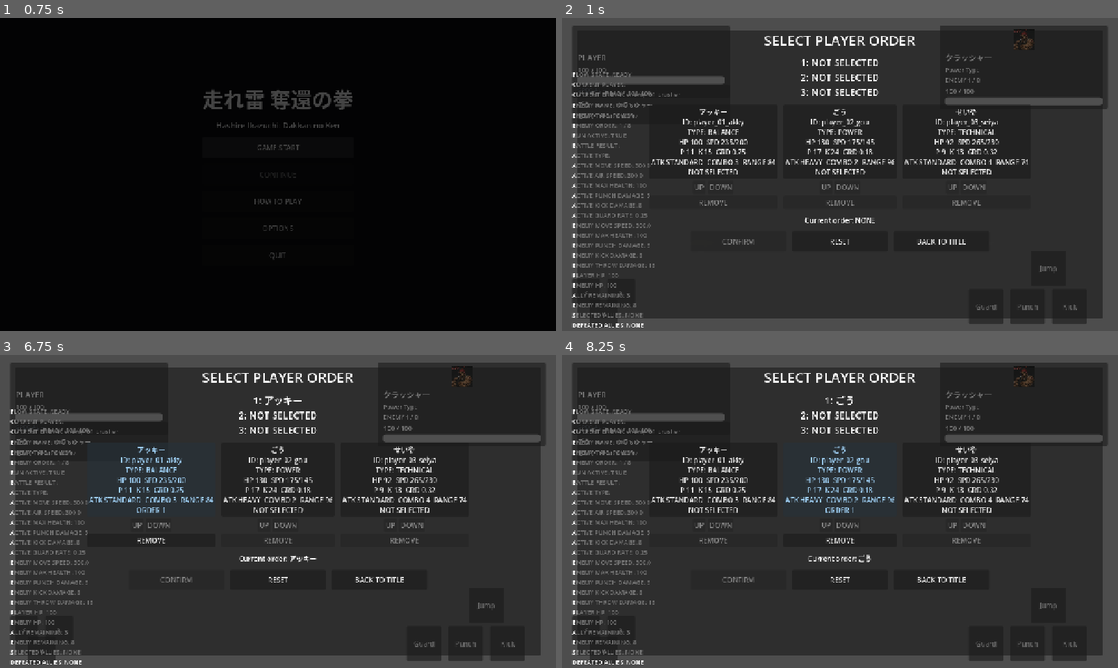
Above: before the commit, frames 1-4 (two rows, left to right).
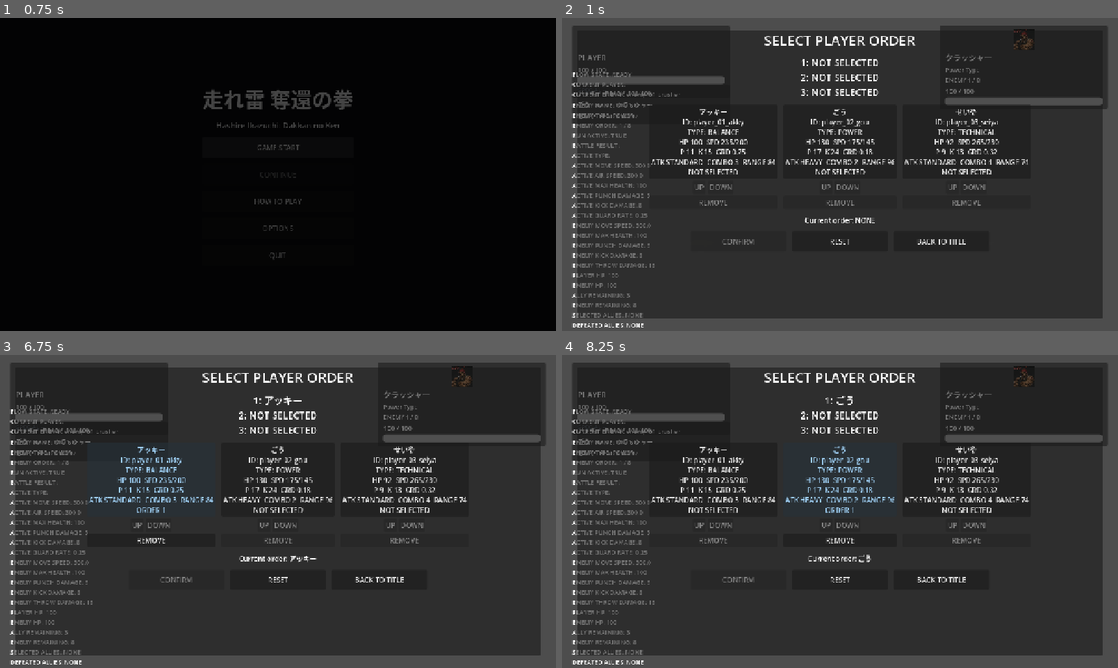
Above: after the commit, the same moments.

Repository: adamonine-stack/hashire-kaminari-dakkan-no-kobushi
Game: Godot game, scene res://scenes/Title.tscn
The game is run twice, just before and just after one commit, with the same random seed, the same clock (stepped at 60 frames per second) and the same inputs.
Inputs (mouse positions are in pixels of both pictures, inside the frame that each line leads up to):
- Up to frame 1 (0.75 s): click "GAME START" at 0.5 s
- Up to frame 2 (1 s): no input
- Up to frame 3 (6.75 s): click (22, 630) at 1.25 s, where only the run before the commit has a clickable "<"; click (61, 630) at 2 s, where only the run before the commit has a clickable ">"; click (44, 649) at 2.75 s, where only the run before the commit has a clickable "v"; click (467, 642) at 3.5 s, where only the run before the commit has a clickable "Punch"; click (505, 642) at 4.25 s, where only the run before the commit has a clickable "Kick"; click (422, 642) at 5 s, where only the run before the commit has a clickable "Guard"; click (489, 605) at 5.75 s, where only the run before the commit has a clickable "Jump"; click "アッキー ID: player_01_akky TYPE:…" at 6.5 s
- Up to frame 4 (8.25 s): click "REMOVE" at 7.25 s; click "ごう ID: player_02_gou TYPE: PO…" at 8 s

Frame 1 is identical in both runs. In frame 2, 0.6% of the frame differs, in the area x 2-95%, y 79-99%; in frame 3, 0.6%; in frame 4, 0.6%.

Commit message:
DEV047 add mobile touch controls

Diff:
--- a/godot/scenes/UI.tscn
+++ b/godot/scenes/UI.tscn
@@ -1,7 +1,8 @@
-[gd_scene load_steps=3 format=3]
+[gd_scene load_steps=4 format=3]
 
 [ext_resource type="Script" path="res://scripts/ui/battle_ui_input.gd" id="1_battle_ui_input"]
 [ext_resource type="Script" path="res://ui/battle/battle_hud.gd" id="2_battle_hud"]
+[ext_resource type="PackedScene" path="res://scenes/ui/mobile_controls.tscn" id="3_mobile_controls"]
 
 [node name="UI" type="CanvasLayer"]
 
@@ -118,6 +119,7 @@
 script = ExtResource("2_battle_hud")
 
 [node name="MoveLeftButton" type="Button" parent="BattleUIRoot"]
+visible = false
 layout_mode = 1
 anchors_preset = 2
 anchor_top = 1.0
@@ -130,6 +132,7 @@
 text = "<"
 
 [node name="MoveRightButton" type="Button" parent="BattleUIRoot"]
+visible = false
 layout_mode = 1
 anchors_preset = 2
 anchor_top = 1.0
@@ -142,6 +145,7 @@
 text = ">"
 
 [node name="CrouchButton" type="Button" parent="BattleUIRoot"]
+visible = false
 layout_mode = 1
 anchors_preset = 2
 anchor_top = 1.0
@@ -154,6 +158,7 @@
 text = "v"
 
 [node name="PunchButton" type="Button" parent="BattleUIRoot"]
+visible = false
 layout_mode = 1
 anchors_preset = 3
 anchor_left = 1.0
@@ -169,6 +174,7 @@
 text = "Punch"
 
 [node name="KickButton" type="Button" parent="BattleUIRoot"]
+visible = false
 layout_mode = 1
 anchors_preset = 3
 anchor_left = 1.0
@@ -184,6 +190,7 @@
 text = "Kick"
 
 [node name="GuardButton" type="Button" parent="BattleUIRoot"]
+visible = false
 layout_mode = 1
 anchors_preset = 3
 anchor_left = 1.0
@@ -199,6 +206,7 @@
 text = "Guard"
 
 [node name="JumpButton" type="Button" parent="BattleUIRoot"]
+visible = false
 layout_mode = 1
 anchors_preset = 3
 anchor_left = 1.0
@@ -211,3 +219,11 @@
 offset_bottom = -104.0
 grow_horizontal = 0
 text = "Jump"
+
+[node name="MobileControls" parent="BattleUIRoot" instance=ExtResource("3_mobile_controls")]
+layout_mode = 1
+anchors_preset = 15
+anchor_right = 1.0
+anchor_bottom = 1.0
+grow_horizontal = 2
+grow_vertical = 2
--- /dev/null
+++ b/godot/scenes/ui/mobile_controls.tscn
@@ -0,0 +1,124 @@
+[gd_scene load_steps=2 format=3]
+
+[ext_resource type="Script" path="res://scripts/ui/mobile_controls.gd" id="1_mobile_controls"]
+
+[node name="MobileControls" type="Control"]
+process_mode = 3
+layout_mode = 3
+anchors_preset = 15
+anchor_right = 1.0
+anchor_bottom = 1.0
+grow_horizontal = 2
+grow_vertical = 2
+mouse_filter = 2
+script = ExtResource("1_mobile_controls")
+
+[node name="LeftControls" type="Control" parent="."]
+layout_mode = 1
+anchors_preset = 12
+anchor_top = 1.0
+anchor_right = 1.0
+anchor_bottom = 1.0
+grow_horizontal = 2
+grow_vertical = 0
+mouse_filter = 2
+
+[node name="MoveLeftButton" type="Button" parent="LeftControls"]
+layout_mode = 0
+offset_right = 88.0
+offset_bottom = 88.0
+text = "<"
+
+[node name="MoveRightButton" type="Button" parent="LeftControls"]
+layout_mode = 0
+offset_right = 88.0
+offset_bottom = 88.0
+text = ">"
+
+[node name="CrouchButton" type="Button" parent="LeftControls"]
+layout_mode = 0
+offset_right = 88.0
+offset_bottom = 88.0
+text = "v"
+
+[node name="RightControls" type="Control" parent="."]
+layout_mode = 1
+anchors_preset = 12
+anchor_top = 1.0
+anchor_right = 1.0
+anchor_bottom = 1.0
+grow_horizontal = 2
+grow_vertical = 0
+mouse_filter = 2
+
+[node name="JumpButton" type="Button" parent="RightControls"]
+layout_mode = 0
+offset_right = 88.0
+offset_bottom = 88.0
+text = "JUMP"
+
+[node name="PunchButton" type="Button" parent="RightControls"]
+layout_mode = 0
+offset_right = 88.0
+offset_bottom = 88.0
+text = "P"
+
+[node name="KickButton" type="Button" parent="RightControls"]
+layout_mode = 0
+offset_right = 88.0
+offset_bottom = 88.0
+text = "K"
+
+[node name="GuardButton" type="Button" parent="RightControls"]
+layout_mode = 0
+offset_right = 88.0
+offset_bottom = 88.0
+text = "G"
+
+[node name="SpecialButton" type="Button" parent="RightControls"]
+layout_mode = 0
+offset_right = 96.0
+offset_bottom = 96.0
+text = "SP"
+
+[node name="SpecialCooldownLabel" type="Label" parent="RightControls/SpecialButton"]
+visible = false
+layout_mode = 1
+anchors_preset = 15
+anchor_right = 1.0
+anchor_bottom = 1.0
+grow_horizontal = 2
+grow_vertical = 2
+theme_override_font_sizes/font_size = 24
+text = "0.0"
+horizontal_alignment = 1
+vertical_alignment = 1
+
+[node name="PauseButton" type="Button" parent="."]
+layout_mode = 0
+offset_right = 72.0
+offset_bottom = 72.0
+text = "II"
+
+[node name="RotateHint" type="PanelContainer" parent="."]
+visible = false
+layout_mode = 1
+anchors_preset = 8
+anchor_left = 0.5
+anchor_top = 0.5
+anchor_right = 0.5
+anchor_bottom = 0.5
+offset_left = -210.0
+offset_top = -58.0
+offset_right = 210.0
+offset_bottom = 58.0
+grow_horizontal = 2
+grow_vertical = 2
+mouse_filter = 2
+
+[node name="RotateHintLabel" type="Label" parent="RotateHint"]
+layout_mode = 2
+theme_override_font_sizes/font_size = 24
+text = "端末を横向きにしてください"
+horizontal_alignment = 1
+vertical_alignment = 1
--- a/godot/scripts/ui/battle_ui_input.gd
+++ b/godot/scripts/ui/battle_ui_input.gd
@@ -8,6 +8,8 @@
 	"KickButton": "kick",
 	"GuardButton": "guard",
 	"JumpButton": "jump",
+	"SpecialButton": "special",
+	"PauseButton": "pause",
 }
 
 var _held_actions: Array[String] = []
@@ -26,6 +28,15 @@
 
 
 func _exit_tree() -> void:
+	release_all_ui_inputs()
+
+
+func _notification(what: int) -> void:
+	if what == NOTIFICATION_WM_WINDOW_FOCUS_OUT:
+		release_all_ui_inputs()
+
+
+func release_all_ui_inputs() -> void:
 	for action_name in _held_actions:
 		Input.action_release(action_name)
 	_held_actions.clear()
--- /dev/null
+++ b/godot/scripts/ui/mobile_controls.gd
@@ -0,0 +1,243 @@
+extends Control
+
+enum TouchControlsMode {
+	AUTO,
+	ON,
+	OFF,
+}
+
+const HOLD_BUTTON_ACTIONS := {
+	"MoveLeftButton": "move_left",
+	"MoveRightButton": "move_right",
+	"CrouchButton": "down",
+	"GuardButton": "guard",
+}
+
+const TAP_BUTTON_ACTIONS := {
+	"PunchButton": "attack",
+	"KickButton": "kick",
+	"JumpButton": "jump",
+	"SpecialButton": "special",
+	"PauseButton": "pause",
+}
+
+@export var touch_controls_mode: TouchControlsMode = TouchControlsMode.AUTO
+@export var button_opacity := 0.72
+@export var pressed_opacity := 0.96
+@export var disabled_opacity := 0.25
+@export var base_button_size := Vector2(88.0, 88.0)
+@export var safe_margin := Vector2(28.0, 24.0)
+@export var show_rotate_hint := true
+
+var _held_actions: Array[String] = []
+var _pressed_buttons: Dictionary = {}
+var _special_cooldown_remaining := 0.0
+var _special_cooldown_total := 0.0
+
+@onready var left_controls := $LeftControls as Control
+@onready var right_controls := $RightControls as Control
+@onready var pause_button := $PauseButton as Button
+@onready var special_button := $RightControls/SpecialButton as Button
+@onready var special_cooldown_label := $RightControls/SpecialButton/SpecialCooldownLabel as Label
+@onready var rotate_hint := $RotateHint as Control
+
+
+func _ready() -> void:
+	process_mode = Node.PROCESS_MODE_ALWAYS
+	mouse_filter = Control.MOUSE_FILTER_IGNORE
+	_connect_touch_buttons()
+	_apply_touch_visibility()
+	_layout_controls()
+	get_viewport().size_changed.connect(_on_viewport_size_changed)
+	visibility_changed.connect(_on_visibility_changed)
+
+
+func _process(delta: float) -> void:
+	_update_special_cooldown(delta)
+
+
+func _exit_tree() -> void:
+	release_all_touch_inputs()
+
+
+func _notification(what: int) -> void:
+	if what == NOTIFICATION_WM_WINDOW_FOCUS_OUT:
+		release_all_touch_inputs()
+
+
+func release_all_touch_inputs() -> void:
+	for action_name in _held_actions:
+		Input.action_release(action_name)
+	_held_actions.clear()
+	_pressed_buttons.clear()
+	_set_all_button_pressed_visuals(false)
+
+
+func show_touch_controls() -> void:
+	visible = true
+	_apply_touch_visibility()
+
+
+func hide_touch_controls() -> void:
+	release_all_touch_inputs()
+	visible = false
+
+
+func set_touch_controls_mode(mode: TouchControlsMode) -> void:
+	touch_controls_mode = mode
+	_apply_touch_visibility()
+
+
+func set_special_cooldown(remaining: float, total: float) -> void:
+	_special_cooldown_remaining = maxf(remaining, 0.0)
+	_special_cooldown_total = maxf(total, 0.0)
+	_update_special_button_state()
+
+
+func _connect_touch_buttons() -> void:
+	for button_name in HOLD_BUTTON_ACTIONS:
+		var button := get_node_or_null("LeftControls/%s" % button_name) as Button
+		if button == null:
+			button = get_node_or_null("RightControls/%s" % button_name) as Button
+		if button == null:
+			continue
+		var action_name := HOLD_BUTTON_ACTIONS[button_name] as String
+		_prepare_button(button)
+		button.button_down.connect(_on_hold_button_down.bind(button, action_name))
+		button.button_up.connect(_on_hold_button_up.bind(button, action_name))
+		button.mouse_exited.connect(_on_hold_button_up.bind(button, action_name))
+
+	for button_name in TAP_BUTTON_ACTIONS:
+		var button := get_node_or_null("RightControls/%s" % button_name) as Button
+		if button == null and button_name == "PauseButton":
+			button = pause_button
+		if button == null:
+			continue
+		var action_name := TAP_BUTTON_ACTIONS[button_name] as String
+		_prepare_button(button)
+		button.button_down.connect(_on_tap_button_down.bind(button, action_name))
+
+
+func _prepare_button(button: Button) -> void:
+	button.focus_mode = Control.FOCUS_NONE
+	button.mouse_filter = Control.MOUSE_FILTER_STOP
+	button.modulate.a = button_opacity
+	button.custom_minimum_size = base_button_size
+
+
+func _on_hold_button_down(button: Button, action_name: String) -> void:
+	if not visible:
+		return
+	_pressed_buttons[button] = true
+	if not _held_actions.has(action_name):
+		_held_actions.append(action_name)
+		Input.action_press(action_name)
+	button.modulate.a = pressed_opacity
+
+
+func _on_hold_button_up(button: Button, action_name: String) -> void:
+	if not _pressed_buttons.has(button):
+		return
+	_pressed_buttons.erase(button)
+	if _held_actions.has(action_name):
+		_held_actions.erase(action_name)
+		Input.action_release(action_name)
+	button.modulate.a = button_opacity
+
+
+func _on_tap_button_down(button: Button, action_name: String) -> void:
+	if not visible or button.disabled:
+		return
+	button.modulate.a = pressed_opacity
+	await _tap_action(action_name)
+	if is_instance_valid(button):
+		button.modulate.a = button_opacity
+
+
+func _tap_action(action_name: String) -> void:
+	Input.action_press(action_name)
+	await get_tree().process_frame
+	Input.action_release(action_name)
+
+
+func _on_viewport_size_changed() -> void:
+	release_all_touch_inputs()
+	_layout_controls()
+
+
+func _on_visibility_changed() -> void:
+	if not visible:
+		release_all_touch_inputs()
+
+
+func _apply_touch_visibility() -> void:
+	match touch_controls_mode:
+		TouchControlsMode.ON:
+			visible = true
+		TouchControlsMode.OFF:
+			visible = false
+		_:
+			visible = _should_show_for_current_device()
+	if not visible:
+		release_all_touch_inputs()
+
+
+func _should_show_for_current_device() -> bool:
+	return OS.has_feature("mobile") or OS.has_feature("web") or DisplayServer.is_touchscreen_available()
+
+
+func _layout_controls() -> void:
+	var viewport_size := get_viewport_rect().size
+	var is_portrait := viewport_size.y > viewport_size.x
+	var scale_factor: float = clampf(viewport_size.y / 720.0, 0.82, 1.35)
+	var button_size := base_button_size * scale_factor
+	var gap := 14.0 * scale_factor
+	var left_origin := Vector2(safe_margin.x, viewport_size.y - safe_margin.y - button_size.y * 2.0 - gap)
+	var right_origin := Vector2(viewport_size.x - safe_margin.x - button_size.x * 3.0 - gap * 2.0, viewport_size.y - safe_margin.y - button_size.y * 2.0 - gap)
+
+	_position_button($LeftControls/MoveLeftButton, left_origin + Vector2(0.0, button_size.y * 0.5 + gap * 0.5), button_size)
+	_position_button($LeftControls/MoveRightButton, left_origin + Vector2(button_size.x + gap, button_size.y * 0.5 + gap * 0.5), button_size)
+	_position_button($LeftControls/CrouchButton, left_origin + Vector2((button_size.x + gap) * 0.5, button_size.y + gap), button_size)
+
+	_position_button($RightControls/JumpButton, right_origin + Vector2(button_size.x + gap, 0.0), button_size)
+	_position_button($RightControls/GuardButton, right_origin + Vector2(0.0, button_size.y + gap), button_size)
+	_position_button($RightControls/PunchButton, right_origin + Vector2(button_size.x + gap, button_size.y + gap), button_size)
+	_position_button($RightControls/KickButton, right_origin + Vector2((button_size.x + gap) * 2.0, button_size.y + gap), button_size)
+	_position_button($RightControls/SpecialButton, right_origin + Vector2((button_size.x + gap) * 2.0, 0.0), button_size * 1.06)
+	_position_button(pause_button, Vector2(viewport_size.x - safe_margin.x - button_size.x * 0.82, safe_margin.y), button_size * 0.82)
+
+	if rotate_hint != null:
+		rotate_hint.visible = show_rotate_hint and is_portrait and visible
+
+
+func _position_button(button: Control, position: Vector2, size: Vector2) -> void:
+	if button == null:
+		return
+	button.custom_minimum_size = size
+	button.position = position
+	button.size = size
+
+
+func _update_special_cooldown(delta: float) -> void:
+	if _special_cooldown_remaining <= 0.0:
+		return
+	_special_cooldown_remaining = maxf(_special_cooldown_remaining - delta, 0.0)
+	_update_special_button_state()
+
+
+func _update_special_button_state() -> void:
+	if special_button == null or special_cooldown_label == null:
+		return
+	var cooling_down := _special_cooldown_remaining > 0.0
+	special_button.disabled = cooling_down
+	special_button.modulate.a = disabled_opacity if cooling_down else button_opacity
+	special_cooldown_label.visible = cooling_down
+	if cooling_down:
+		special_cooldown_label.text = "%0.1f" % _special_cooldown_remaining
+
+
+func _set_all_button_pressed_visuals(is_pressed: bool) -> void:
+	for button in find_children("*", "Button", true, false):
+		if button is Button:
+			button.modulate.a = pressed_opacity if is_pressed else button_opacity
+	_update_special_button_state()
Not shown, added: godot/export_presets.cfg
Not shown, added: godot/scripts/ui/mobile_controls.gd.uid
